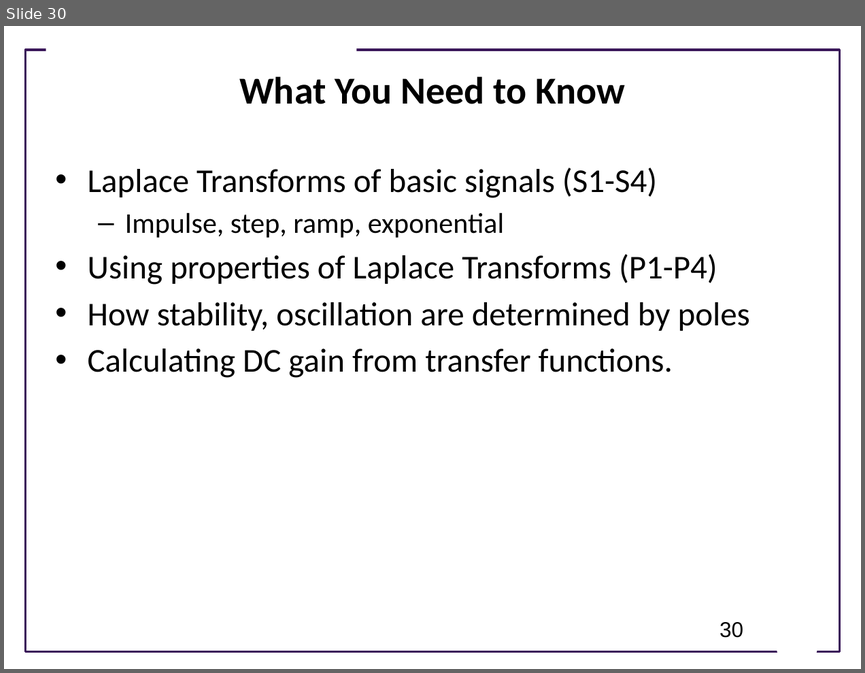
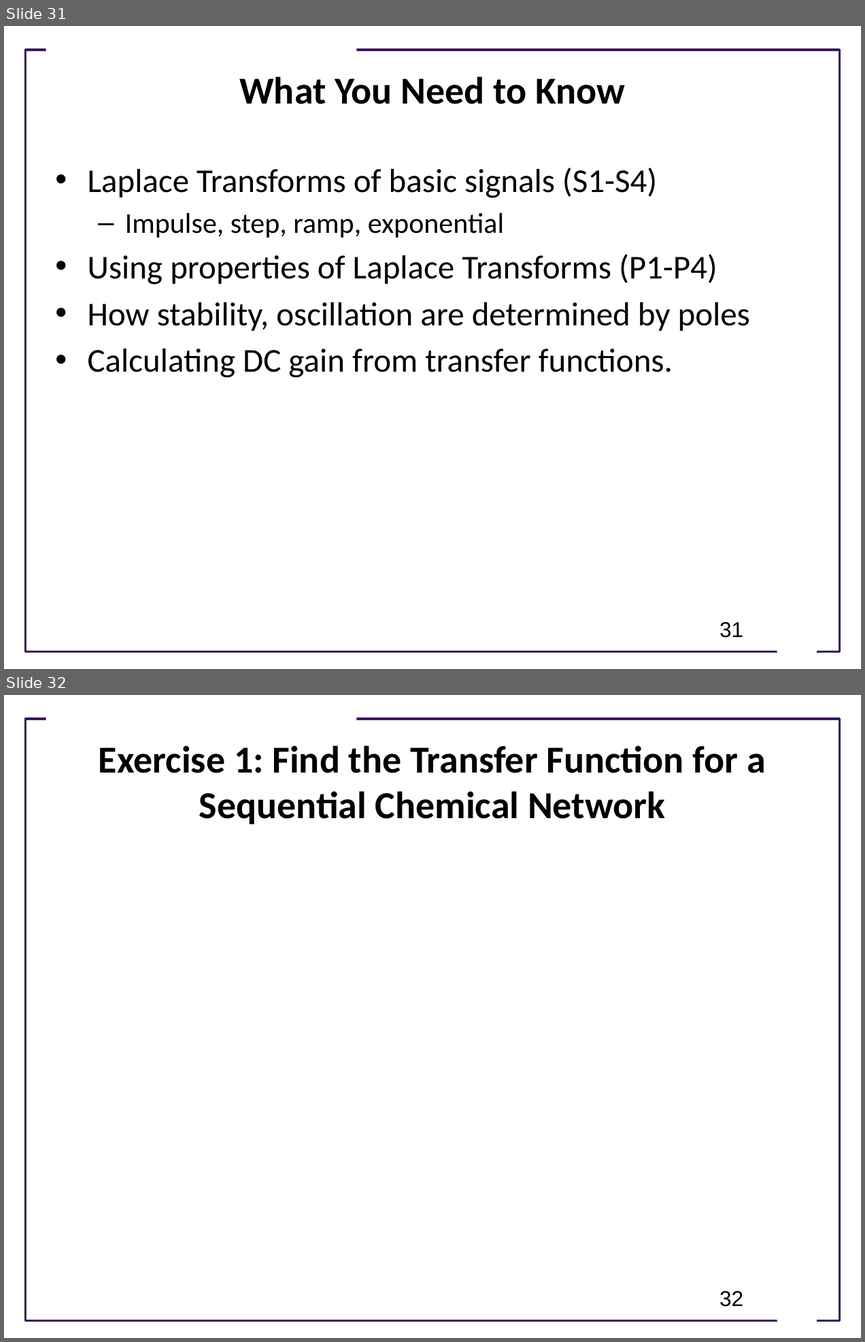
Before and after one commit to joseph-hellerstein/advanced-controls-lectures, a slide deck: lectures/lecture_09-linear_time_invariant_systems/linear_time_invariant_systems.pptx. Shown one above the other, each under a label of ours: slide 30 before the commit, slides 31 and 32 after it. The pictures are 865x673 and 865x1342 pixels, drawn with LibreOffice and Linux fonts; fonts in the diff are those of the drawing; background and template pictures are left out. Boxes give left, top, right and bottom in pixels: in the first picture for what was removed or moved away, otherwise in the second. Text is boxed around its words. In the diff, an @@ line names an element or a change of style, - is before the commit and + after.

```diff
--- a/lectures/lecture_09-linear_time_invariant_systems/linear_time_invariant_systems.pptx
+++ b/lectures/lecture_09-linear_time_invariant_systems/linear_time_invariant_systems.pptx
@@ slide 32 added at (4,695,861,1338), background #FFFFFF; not listed: 3 template elements that a slide beside it also shows @@
@@ title added at (99,745,766,824), 32 pt, text #000000, bold @@
+Exercise 1: Find the Transfer Function for a Sequential Chemical Network
@@ page number added at (719,1291,743,1306), 18 pt, text #000000 @@
+32
@@ what was slide 30 is now slide 31 @@
@@ page number at (719,622,743,637): text changed @@
-30
+31
```
Also in this commit, not shown: 5 slides changed, 1 other slide added, 8 other files.
